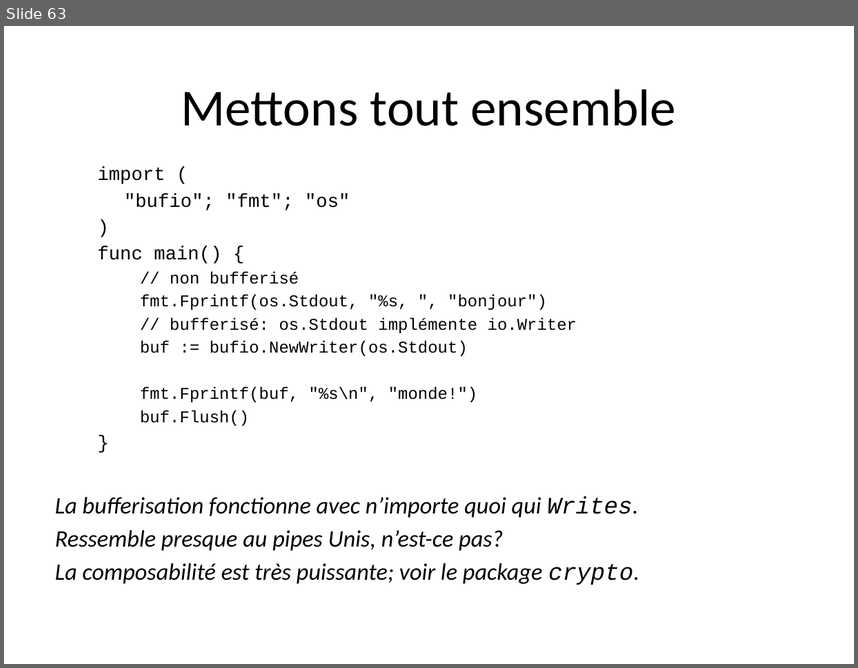
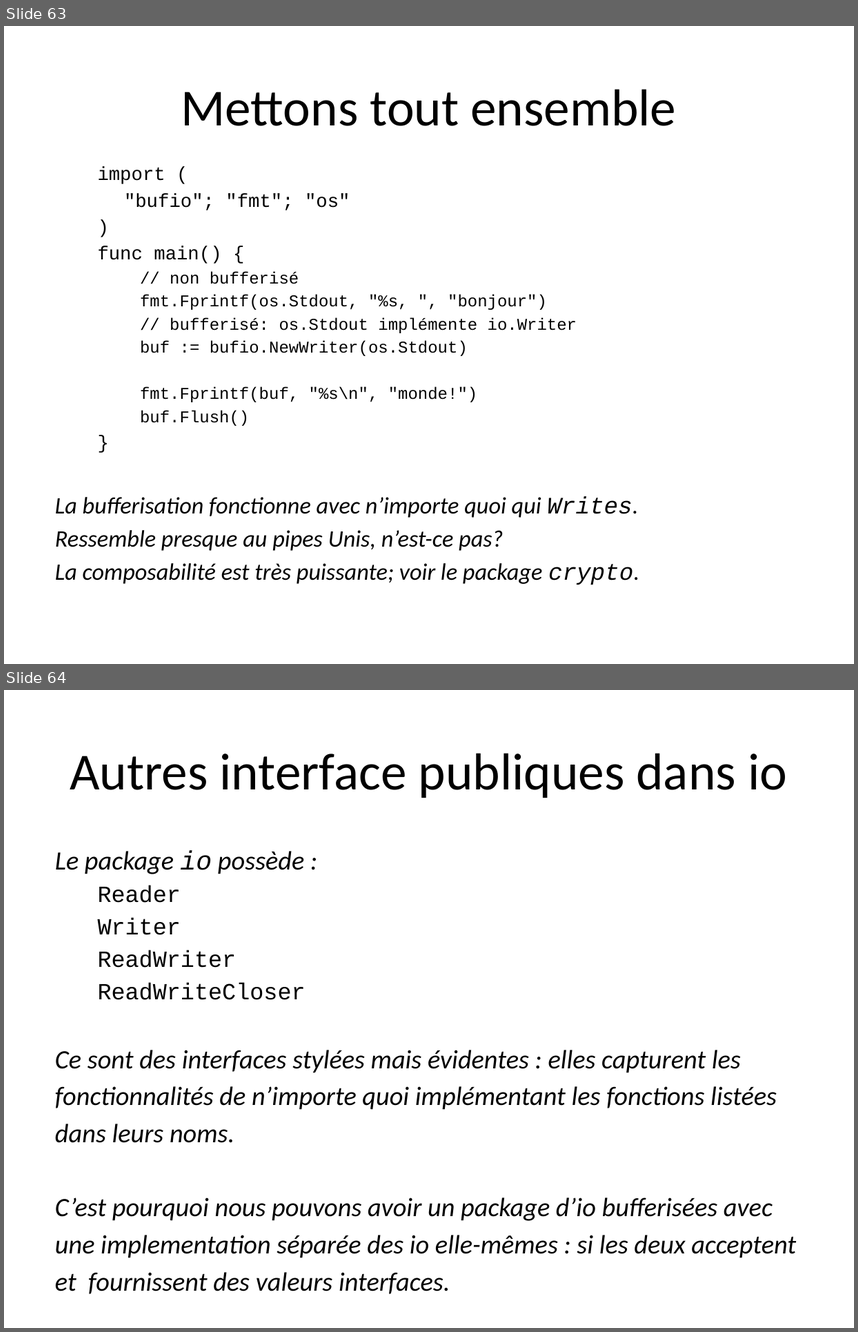
Before and after one commit to trash-anger/golang-france, a slide deck: Go-documentation/cours-general/Go-partie2.pptx. Shown one above the other, each under a label of ours: slide 63 before the commit, slides 63 and 64 after it. The pictures are 858x668 and 858x1332 pixels, drawn with LibreOffice and Linux fonts; fonts in the diff are those of the drawing; background and template pictures are left out. Boxes give left, top, right and bottom in pixels: in the first picture for what was removed or moved away, otherwise in the second. Text is boxed around its words. In the diff, an @@ line names an element or a change of style, - is before the commit and + after.

```diff
--- a/Go-documentation/cours-general/Go-partie2.pptx
+++ b/Go-documentation/cours-general/Go-partie2.pptx
@@ slide 64 added at (x1=4, y1=690, x2=854, y2=1328), background #FFFFFF @@
@@ title added at (x1=70, y1=753, x2=787, y2=798), 44 pt, text #000000 @@
+Autres interface publiques dans io
@@ text added at (x1=55, y1=850, x2=796, y2=1258), 22.4 pt, text #000000, italic @@
+Le package io possède :
+  Reader
+  Writer
+  ReadWriter
+  ReadWriteCloser
+Ce sont des interfaces stylées mais évidentes : elles capturent les
+fonctionnalités de n’importe quoi implémentant les fonctions listées
+dans leurs noms.
+C’est pourquoi nous pouvons avoir un package d’io bufferisées avec
+une implementation séparée des io elle-mêmes : si les deux acceptent
+et fournissent des valeurs interfaces.
```
Also in this commit, not shown: 22 other slides added, 1 slide removed, 1 other file.
